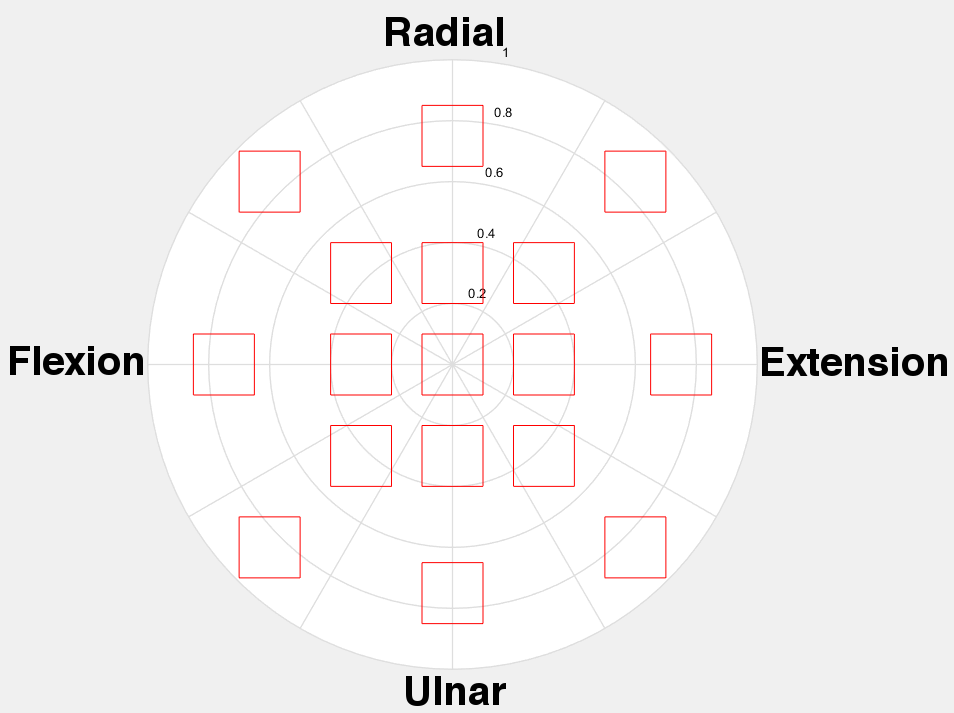
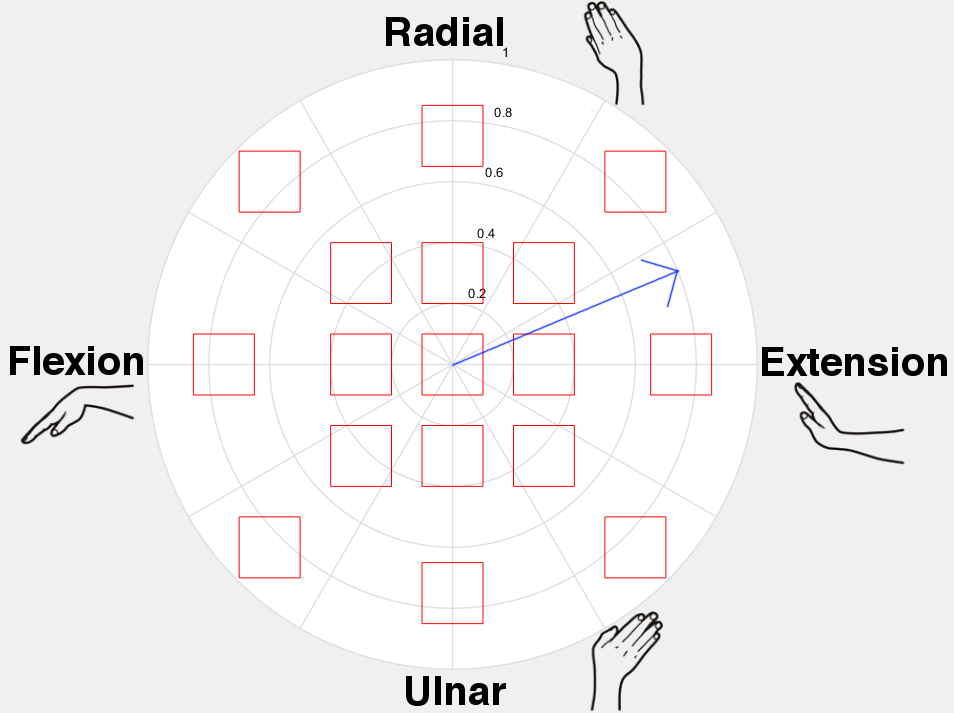
Revision of a layered 954 x 713 image; what changed, layer by layer:
added layer "Udklipsholder #3" above "Udklipsholder #2" over [left=20, top=383, right=135, bottom=447]
added layer "Udklipsholder #2" above "Udklipsholder #1" over [left=793, top=381, right=905, bottom=465]
added layer "Udklipsholder #1" above "Udklipsholder" over [left=590, top=609, right=665, bottom=713]
added layer "Udklipsholder" above "arrow" over [left=583, top=0, right=645, bottom=112]
showed "arrow", painted on it over [left=451, top=258, right=680, bottom=367]
